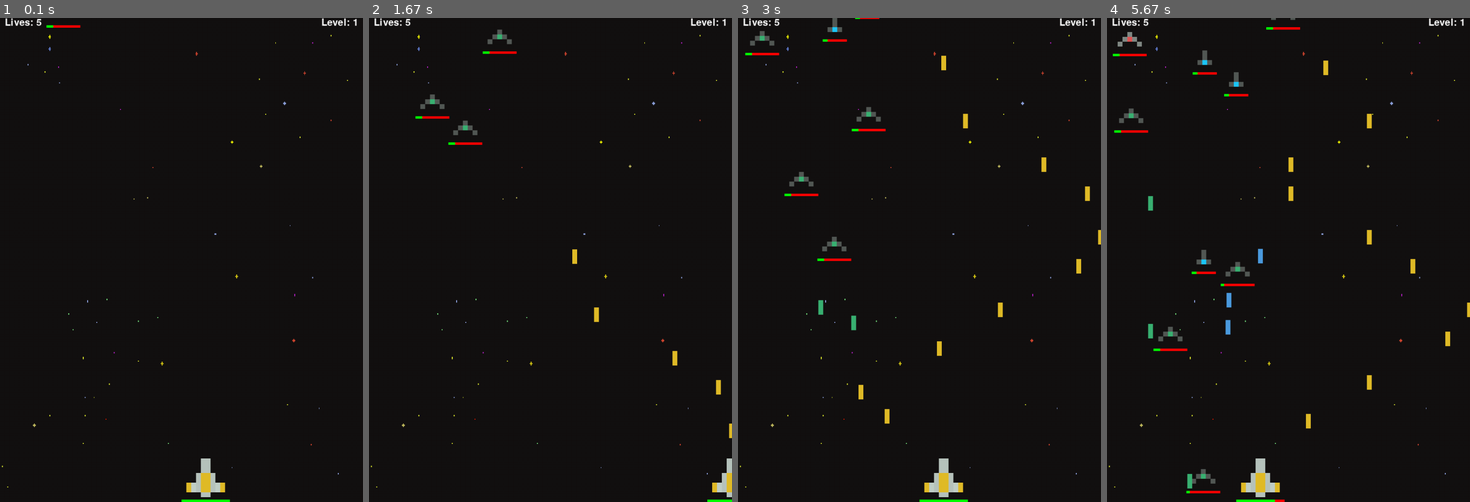
Above: before the commit, frames 1-4 (left to right).
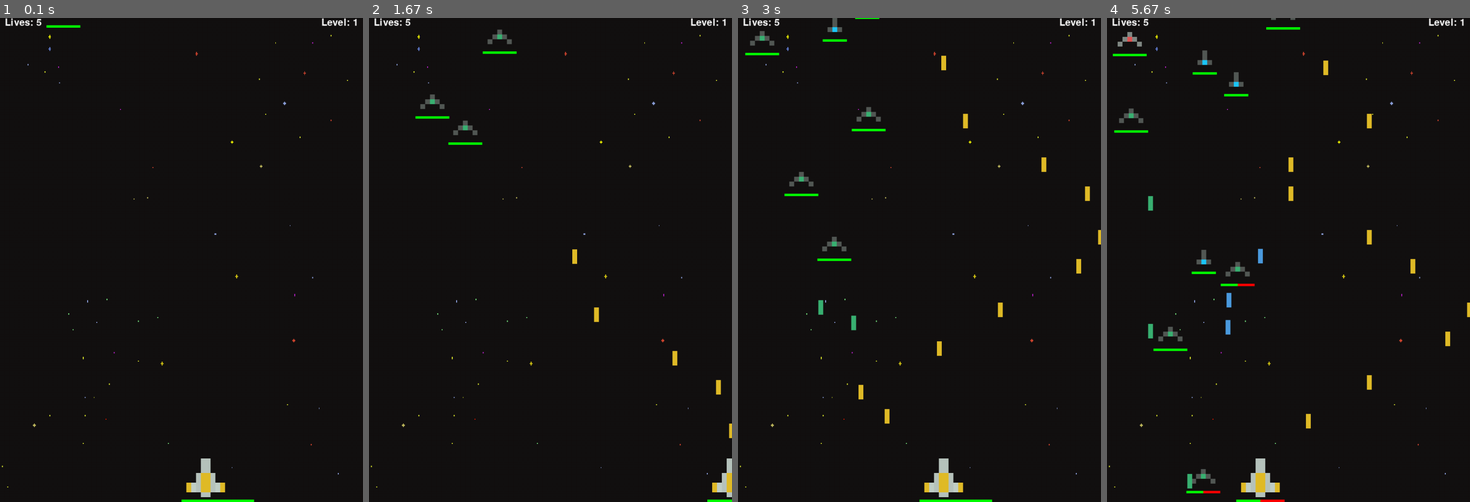
Above: after the commit, the same moments.

Repository: AmirmasoudCS/Pygame-Course
Game: pygame game, started from project_03/main.py
Same seed, same stepped clock (60 frames per second), same inputs: the game is played once before the commit and once after it.
Inputs:
- Up to frame 1 (0.1 s): no input
- Up to frame 2 (1.67 s): tap Space at 0.33, 0.73, 1.03, 1.23, 1.53 s; hold Right 0.67-1.13 s; hold Right 1.17-1.63 s
- Up to frame 3 (3 s): hold Left 1.67-2.2 s; tap Space at 1.73, 2.03, 2.3, 2.6, 2.73 s; hold Left 2.23-2.63 s; hold Right from 2.67 s (still down)
- Up to frame 4 (5.67 s): tap Space at 3.03, 3.4, 3.7, 3.9, 4.2, 4.4, 4.7, 4.9, 5.2, 5.47 s; release Right at 3.3 s; hold Left 3.33-3.8 s; hold Right 3.83-4.3 s; hold Right 4.33-4.8 s; hold Left 4.83-5.37 s; hold Left from 5.4 s (still down)

The runs differ from the first frame. In frame 1, less than 0.1% of the frame differs, in the area x 14-71%, y 1-100%; in frame 2, 0.1%; in frame 3, 0.3%; in frame 4, 0.4%, in the area x 3-54%, y 1-100%.

Commit message:
Fixing the health percentage of the healthbars

Diff:
--- a/project_03/main.py
+++ b/project_03/main.py
@@ -179,7 +179,7 @@
 
 class Ship:
 
-    def __init__(self, x, y, health=100):
+    def __init__(self, x, y, health=30):
         self.x = x
         self.y = y
         self.health = health
@@ -213,7 +213,7 @@
         health_bar_width = self.ship_img.get_width()
         health_bar_height = 5
 
-        health_percentage = self.health / 100
+        health_percentage = self.health / 30 if self.laser_type == YELLOW_BULLET else self.health / 20
 
         # Background of health bar
         pygame.draw.rect(
